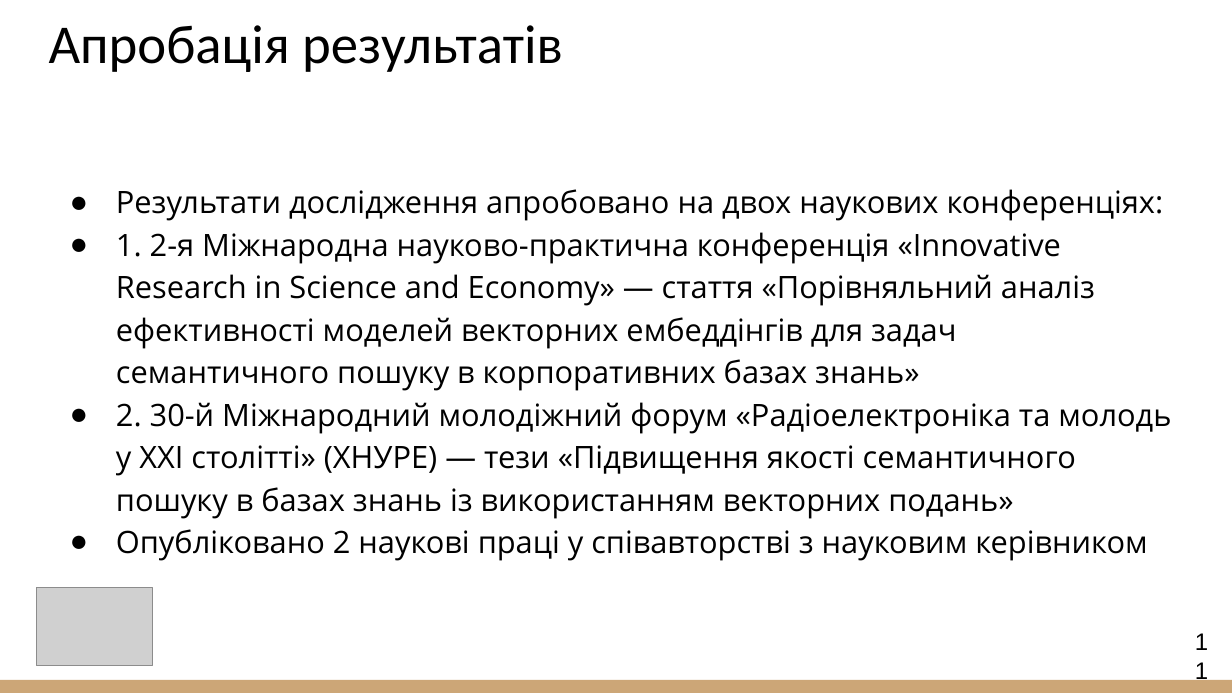
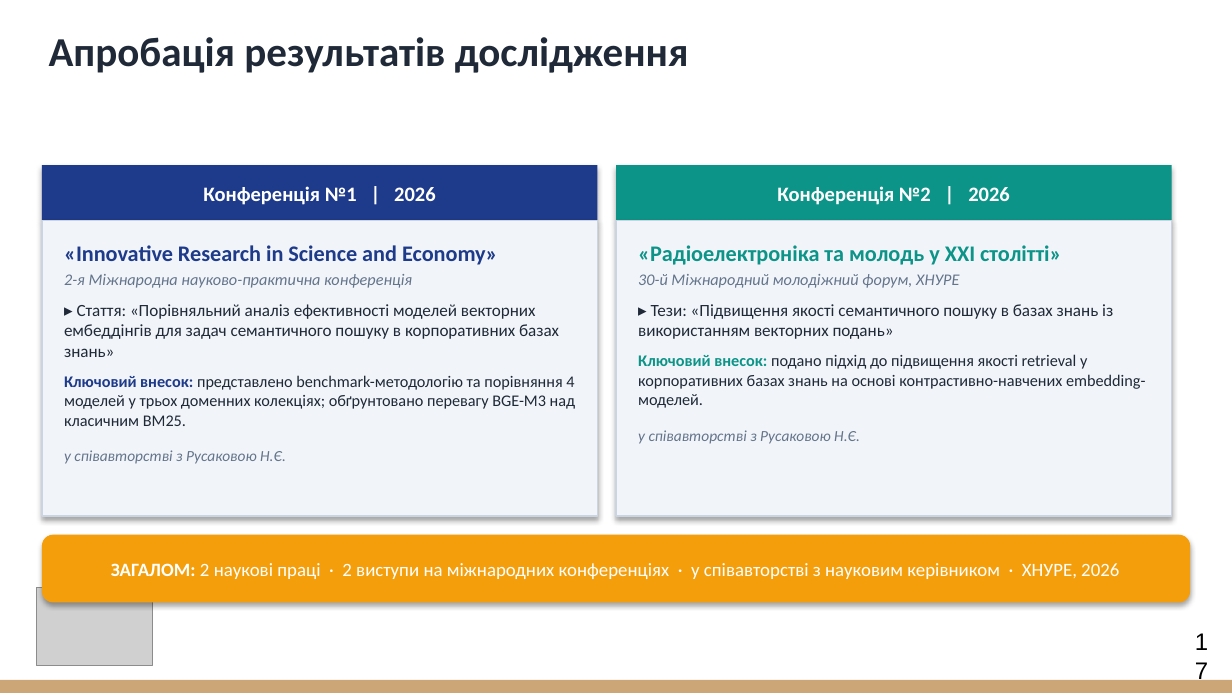
Before and after one commit to vitaliinnest/kb-semantic-search-benchmark, a slide deck: slide 17 of Nesterenko_Presentation.pptx (slide 11 before the commit). Drawn at 1232x693 pixels with LibreOffice and Linux fonts; fonts in the diff are those of the drawing; grey boxes stand for pictures. Boxes give left, top, right and bottom in pixels: in the first picture for what was removed or moved away, otherwise in the second. Text is boxed around its words. In the diff, an @@ line names an element or a change of style, - is before the commit and + after.

```diff
--- a/Nesterenko_Presentation.pptx
+++ b/Nesterenko_Presentation.pptx
@@ title at (49, 37, 689, 73): text changed; size 32 to 24 pt; text colour #000000 to #1F2937; bold on @@
-Апробація результатів
+Апробація результатів дослідження
@@ rectangle added at (42, 165, 598, 221), fill #1E3A8A, 12 pt, text #FFFFFF, bold @@
+Конференція №1 | 2026
@@ rectangle added at (616, 165, 1172, 221), fill #0D9488, 12 pt, text #FFFFFF, bold @@
+Конференція №2 | 2026
@@ text removed at (116, 189, 1171, 561) @@
-● Результати дослідження апробовано на двох наукових конференціях:
-● 1. 2-я Міжнародна науково-практична конференція «Innovative Research in Science and Economy» — стаття «Порівняльний аналіз ефективності моделей векторних ембеддінгів для задач семантичного пошуку в корпоративних базах знань»
-● 2. 30-й Міжнародний молодіжний форум «Радіоелектроніка та молодь у XXI столітті» (ХНУРЕ) — тези «Підвищення якості семантичного пошуку в базах знань із використанням векторних подань»
-● Опубліковано 2 наукові праці у співавторстві з науковим керівником
@@ rectangle added at (42, 221, 598, 516), fill #F1F5F9, outline #CBD5E1 0.75 pt, 9.5 pt, text #1F2937 @@
+«Innovative Research in Science and Economy»
+2-я Міжнародна науково-практична конференція
+▸ Стаття: «Порівняльний аналіз ефективності моделей векторних ембеддінгів для задач семантичного пошуку в корпоративних базах знань»
+Ключовий внесок: представлено benchmark-методологію та порівняння 4 моделей у трьох доменних колекціях; обґрунтовано перевагу BGE-M3 над класичним BM25.
+у співавторстві з Русаковою Н.Є.
@@ rectangle added at (616, 221, 1172, 516), fill #F1F5F9, outline #CBD5E1 0.75 pt, 9.5 pt, text #1F2937 @@
+«Радіоелектроніка та молодь у XXI столітті»
+30-й Міжнародний молодіжний форум, ХНУРЕ
+▸ Тези: «Підвищення якості семантичного пошуку в базах знань із використанням векторних подань»
+Ключовий внесок: подано підхід до підвищення якості retrieval у корпоративних базах знань на основі контрастивно-навчених embedding-моделей.
+у співавторстві з Русаковою Н.Є.
@@ rounded rectangle added at (42, 535, 1190, 602), fill #F59E0B, 11 pt, text #FFFFFF @@
+ЗАГАЛОМ: 2 наукові праці · 2 виступи на міжнародних конференціях · у співавторстві з науковим керівником · ХНУРЕ, 2026
@@ page number at (1183, 621, 1221, 663): text changed @@
-11
+17
```
Also in this commit, not shown: 10 other slides changed, 6 slides added, 1 other file.
